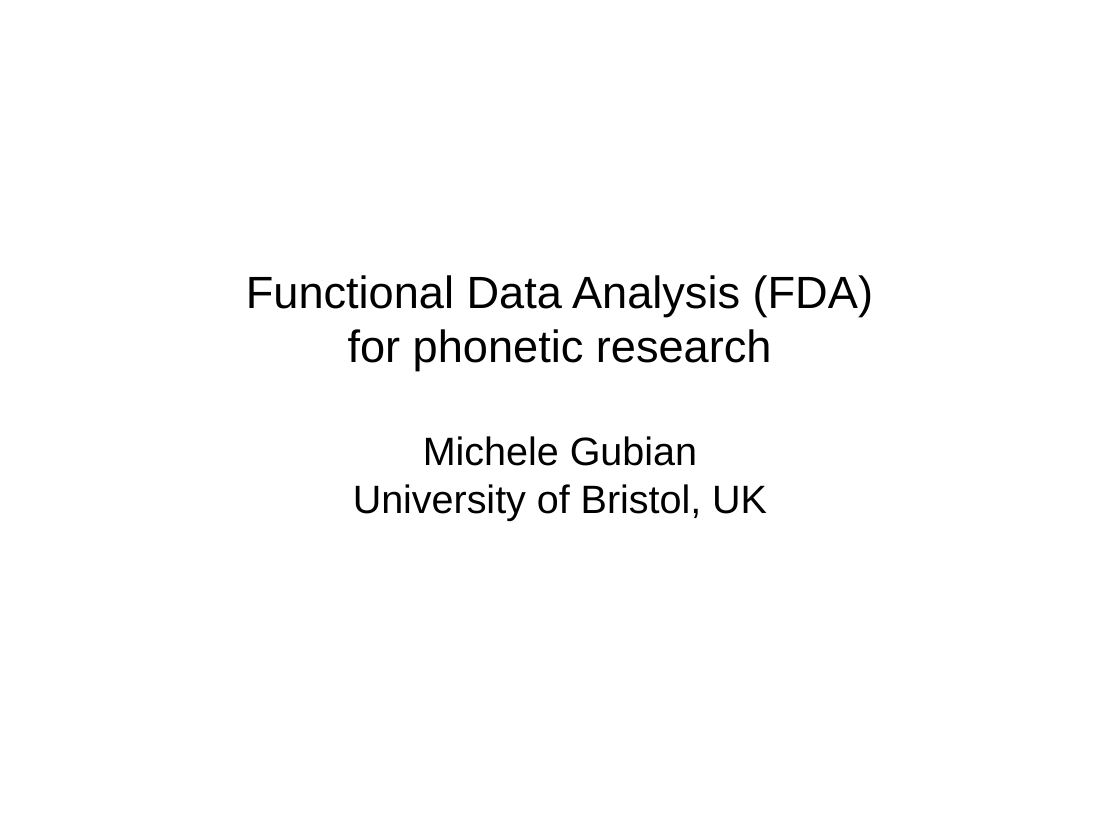
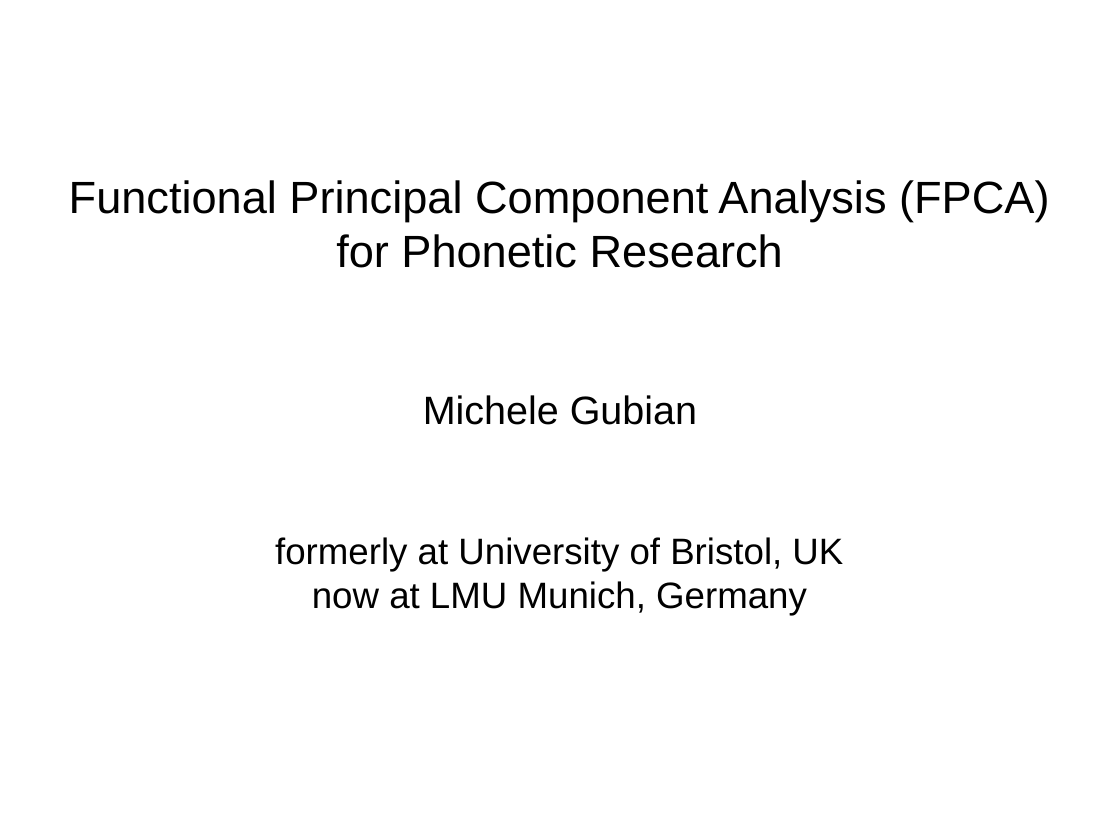
Before and after one commit to uasolo/FPCA-phonetics-workshop, a slide deck: slide 1 of presentations/FPCA-phonetics.odp. Drawn at 1120x840 pixels with LibreOffice and Linux fonts; fonts in the diff are those of the drawing. Boxes give left, top, right and bottom in pixels: in the first picture for what was removed or moved away, otherwise in the second. Text is boxed around its words. In the diff, an @@ line names an element or a change of style, - is before the commit and + after.

Commit message:
added Function Arithmetic and case study slide to presentations

```diff
--- a/presentations/FPCA-phonetics.odp
+++ b/presentations/FPCA-phonetics.odp
@@ subtitle at (x1=69, y1=180, x2=1049, y2=268): text changed @@
-Functional Data Analysis (FDA)
-for phonetic research
+Functional Principal Component Analysis (FPCA)
+for Phonetic Research
@@ subtitle at (x1=275, y1=537, x2=843, y2=615): text changed; size 28 to 26 pt @@
-University of Bristol, UK
+formerly at University of Bristol, UK
+now at LMU Munich, Germany
```
Also in this commit, not shown: 7 other slides changed, 2 slides added, 1 slide removed, 3 other files.
